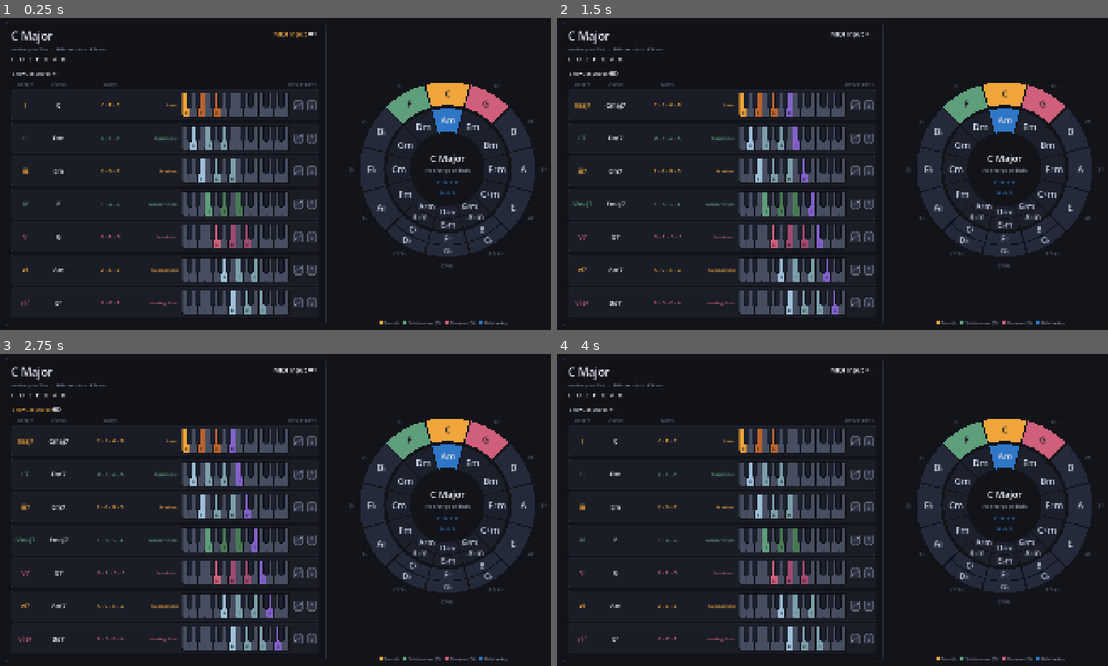
Above: before the commit, frames 1-4 (two rows, left to right).
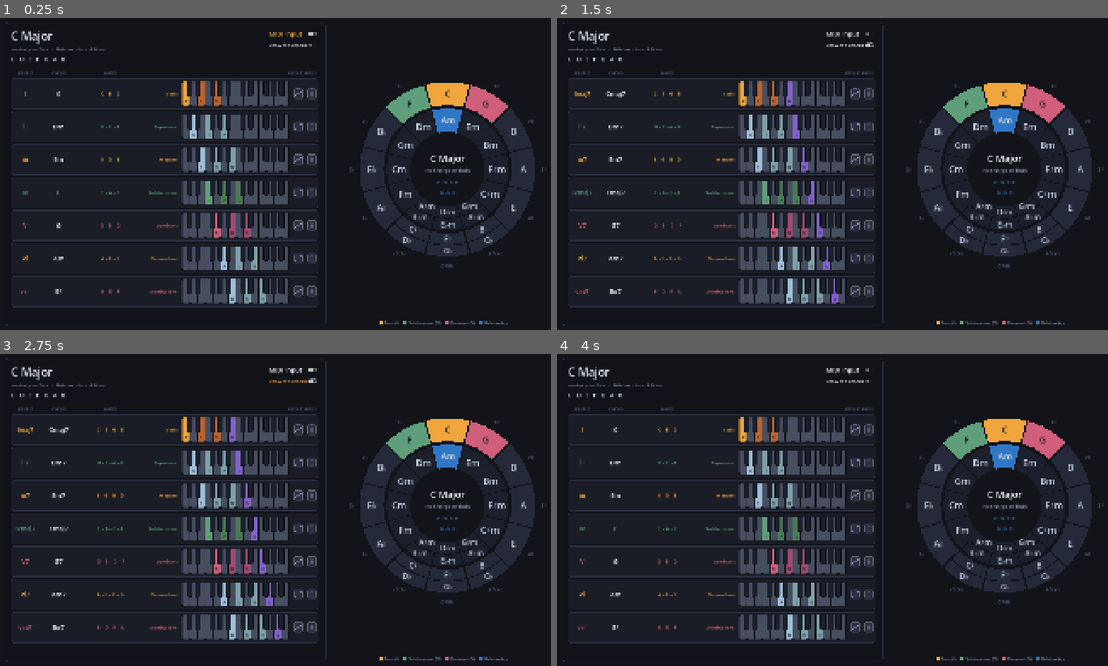
Above: after the commit, the same moments.

Repository: Square-Atom/mic
Game: Godot game, scene res://scenes/main.tscn
The game is run twice, just before and just after one commit, with the same random seed, the same clock (stepped at 60 frames per second) and the same inputs.
Inputs:
- Up to frame 1 (0.25 s): no input
- Up to frame 2 (1.5 s): click "MIDI Input" at 0.5 s; click "Show 7th chords" at 1.25 s
- Up to frame 3 (2.75 s): click "MIDI Input" at 2 s
- Up to frame 4 (4 s): click "Show 7th chords" at 2.75 s; click "MIDI Input" at 3.5 s

The runs differ from the first frame. In frame 1, 11% of the frame differs, in the area x 2-58%, y 4-96%; in frame 2, 12%; in frame 3, 12%; in frame 4, 11%.

Commit message:
Stack both toggles in the panel's top-right corner
"Show 7th chords" sat alone below the separator, far from the only other
control. Both toggles now share a column beside the key heading, filling it
so their switches line up on one right edge. The Controls row it used to
live in had nothing else in it and is gone.

Co-Authored-By: Claude Opus 5 <noreply@anthropic.com>

Diff:
--- a/scenes/chord_panel.tscn
+++ b/scenes/chord_panel.tscn
@@ -44,24 +44,27 @@
 theme_override_font_sizes/font_size = 20
 text = "C   D   E   F   G   A   B"
 
-[node name="MidiToggle" type="CheckButton" parent="Margin/VBox/TopRow"]
+[node name="Toggles" type="VBoxContainer" parent="Margin/VBox/TopRow"]
+layout_mode = 2
+size_flags_vertical = 0
+theme_override_constants/separation = 4
+
+[node name="MidiToggle" type="CheckButton" parent="Margin/VBox/TopRow/Toggles"]
 unique_name_in_owner = true
 layout_mode = 2
-size_flags_vertical = 0
+size_flags_horizontal = 3
 theme_override_font_sizes/font_size = 22
 button_pressed = true
 text = "MIDI Input"
 
+[node name="SeventhsToggle" type="CheckButton" parent="Margin/VBox/TopRow/Toggles" unique_id=1325987710]
+unique_name_in_owner = true
+layout_mode = 2
+size_flags_horizontal = 3
+text = "Show 7th chords"
+
 [node name="Sep" type="HSeparator" parent="Margin/VBox" unique_id=1292688559]
 layout_mode = 2
-
-[node name="Controls" type="HBoxContainer" parent="Margin/VBox" unique_id=731867070]
-layout_mode = 2
-
-[node name="SeventhsToggle" type="CheckButton" parent="Margin/VBox/Controls" unique_id=1325987710]
-unique_name_in_owner = true
-layout_mode = 2
-text = "Show 7th chords"
 
 [node name="Header" type="MarginContainer" parent="Margin/VBox" unique_id=968249917]
 layout_mode = 2
